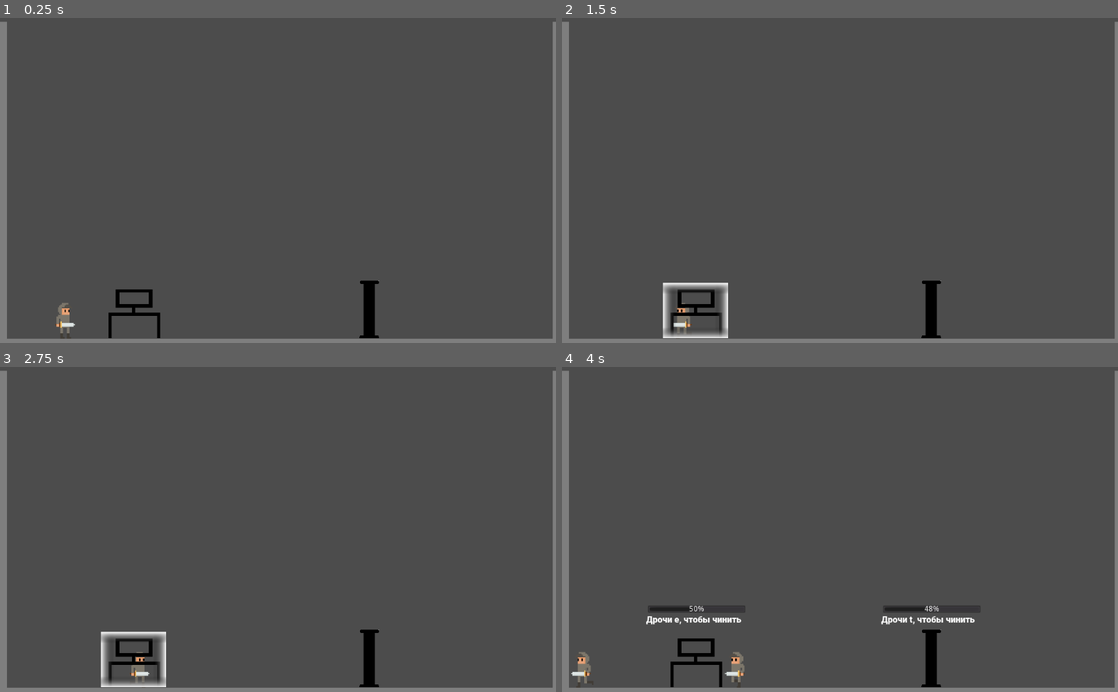
Above: before the commit, frames 1-4 (two rows, left to right).
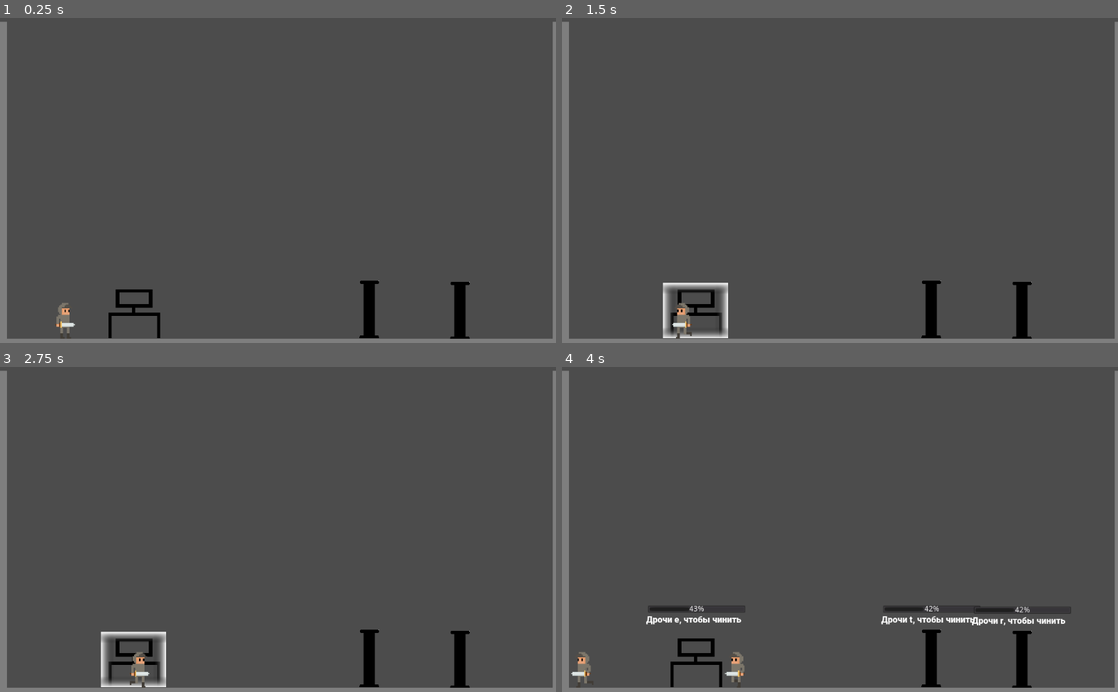
Above: after the commit, the same moments.

Repository: Arberesto/OLD51-prejam
Game: Godot game, scene res://src/Scenes/Main.tscn
Same seed, same stepped clock (60 frames per second), same inputs: the game is played once before the commit and once after it.
Inputs:
- Up to frame 1 (0.25 s): no input
- Up to frame 2 (1.5 s): hold Right (move_right) 0.53-1.28 s; tap E (e) at 0.6 s; tap R (r) at 0.8, 1.35 s; hold Left (move_left) from 1.28 s (still down)
- Up to frame 3 (2.75 s): tap T (t) at 1.55, 2.1 s; release Left (move_left) at 2.03 s; hold Right (move_right) from 2.03 s (still down); tap W (w) at 2.3 s
- Up to frame 4 (4 s): tap W (w) at 2.85 s; tap E (e) at 3.05 s; release Right (move_right) at 3.53 s; hold Left (move_left) from 3.53 s (still down); tap Ctrl (clone) at 3.6 s; tap R (r) at 3.8 s

The runs differ from the first frame. In frame 1, 0.4% of the frame differs, in the area x 81-85%, y 81-99%; in frame 2, 0.5%; in frame 3, 0.5%; in frame 4, 0.8%, in the area x 22-92%, y 73-99%.

Commit message:
add end trigger and name asking in credit scene;

Diff:
--- a/project.godot
+++ b/project.godot
@@ -9,12 +9,18 @@
 config_version=4
 
 _global_script_classes=[ {
+"base": "Area2D",
+"class": "BrokenObject",
+"language": "GDScript",
+"path": "res://src/Malfunctions/MalScript.gd"
+}, {
 "base": "KinematicBody2D",
 "class": "Player",
 "language": "GDScript",
 "path": "res://src/Player/Player.gd"
 } ]
 _global_script_class_icons={
+"BrokenObject": "",
 "Player": ""
 }
 
@@ -64,6 +70,7 @@
 clone={
 "deadzone": 0.5,
 "events": [ Object(InputEventKey,"resource_local_to_scene":false,"resource_name":"","device":0,"alt":false,"shift":false,"control":false,"meta":false,"command":false,"pressed":false,"scancode":16777238,"physical_scancode":0,"unicode":0,"echo":false,"script":null)
+, Object(InputEventKey,"resource_local_to_scene":false,"resource_name":"","device":0,"alt":false,"shift":false,"control":false,"meta":false,"command":false,"pressed":false,"scancode":0,"physical_scancode":16777238,"unicode":0,"echo":false,"script":null)
  ]
 }
 
--- a/src/Malfunctions/MalScript.gd
+++ b/src/Malfunctions/MalScript.gd
@@ -1,4 +1,9 @@
 extends Area2D
+
+class_name BrokenObject
+
+var broken = false
+var speed_modifier = 8
 
 onready var light = $Light
 onready var timer = $Timer
@@ -24,7 +29,7 @@
 	if progress.visible == true:
 		if Input.is_action_just_pressed(repair_key) and player_enter_state == 1:
 			progress.value+=1.5
-		progress.value-=delta
+		progress.value-=delta * speed_modifier
 
 
 
@@ -54,5 +59,9 @@
 		label.visible=0
 		progress.value=50
 		timer.start(random.randi_range(5,8))
-	#if value == 0:
-		#game_over
+	if value == 0:
+		broken = true
+
+
+func GetStatus():
+	return broken
--- /dev/null
+++ b/src/Scenes/End_credit.gd
@@ -0,0 +1,44 @@
+extends Node
+
+
+# Declare member variables here. Examples:
+# var a = 2
+# var b = "text"
+
+onready var edit = $LineEdit
+
+# Called when the node enters the scene tree for the first time.
+func _ready():
+	pass # Replace with function body.
+
+func _process(delta):
+	if Input.is_action_just_pressed("ui_cancel"):
+		get_tree().change_scene("res://src/Scenes/Main.tscn")
+
+
+
+func hideNameField():
+	edit.visible = false
+
+func _on_LineEdit_text_entered(new_text):
+	hideNameField()
+	addNameToRecords(new_text)
+
+func addNameToRecords(score, name):
+	loadHighScore()
+	if compareScoreToHighscore(score) == true:
+		addToHighScore(score,name)
+		saveHighScore()
+	return
+
+func loadHighScore():
+	return
+
+func saveHighScore():
+	return
+
+func addToHighScore(score,name):
+	return
+
+func compareScoreToHighscore(score):
+	return false
--- a/src/Scenes/End_credit.tscn
+++ b/src/Scenes/End_credit.tscn
@@ -1,6 +1,7 @@
-[gd_scene load_steps=3 format=2]
+[gd_scene load_steps=4 format=2]
 
 [ext_resource path="res://Assets/fonts/Roboto-Black.ttf" type="DynamicFontData" id=1]
+[ext_resource path="res://src/Scenes/End_credit.gd" type="Script" id=2]
 
 [sub_resource type="DynamicFont" id=1]
 font_data = ExtResource( 1 )
@@ -8,6 +9,7 @@
 [node name="Control" type="Control"]
 anchor_right = 1.0
 anchor_bottom = 1.0
+script = ExtResource( 2 )
 
 [node name="Label" type="Label" parent="."]
 margin_left = 424.0
@@ -15,7 +17,17 @@
 margin_right = 604.0
 margin_bottom = 209.0
 custom_fonts/font = SubResource( 1 )
-text = "Ты проиграл. Заново?"
+text = "Ты проиграл.
+Заново? Нажми Esc"
 align = 1
 valign = 1
 uppercase = true
+
+[node name="LineEdit" type="LineEdit" parent="."]
+margin_left = 412.0
+margin_top = 227.0
+margin_right = 621.0
+margin_bottom = 269.0
+clear_button_enabled = true
+
+[connection signal="text_entered" from="LineEdit" to="." method="_on_LineEdit_text_entered"]
--- a/src/Scenes/Main.gd
+++ b/src/Scenes/Main.gd
@@ -2,11 +2,24 @@
 
 onready var Player = preload("res://src/Player/Player.tscn")
 
+onready var brokenList := $BrokenList
 
-func _physics_process(delta):
+func _physics_process(_delta):
 	if Input.is_action_just_pressed("clone"):
 		_clone()
+	check_broken_list()
 
 func _clone():
 	var player = Player.instance()
 	add_child(player)
+
+func check_broken_list():
+	for child in brokenList.get_children():
+		if child is BrokenObject and child.has_method("GetStatus"):
+			if child.GetStatus() == true:
+				game_over()
+
+func game_over():
+	# need to check score - and if it high enough, call scene to enter name?
+
+	get_tree().change_scene("res://src/Scenes/End_credit.tscn")
--- a/src/Scenes/Main.tscn
+++ b/src/Scenes/Main.tscn
@@ -12,13 +12,18 @@
 [node name="Node2D" type="Node2D"]
 script = ExtResource( 5 )
 
-[node name="Player" parent="." instance=ExtResource( 4 )]
+[node name="BrokenList" type="Node2D" parent="."]
 
-[node name="PC" parent="." instance=ExtResource( 2 )]
+[node name="Pipe" parent="BrokenList" instance=ExtResource( 3 )]
+position = Vector2( 680, 537 )
+
+[node name="PC" parent="BrokenList" instance=ExtResource( 2 )]
 position = Vector2( 247, 537 )
 
-[node name="Pipe" parent="." instance=ExtResource( 3 )]
-position = Vector2( 680, 537 )
+[node name="Pipe2" parent="BrokenList" instance=ExtResource( 3 )]
+position = Vector2( 847, 539 )
+
+[node name="Player" parent="." instance=ExtResource( 4 )]
 
 [node name="StaticBody2D" type="StaticBody2D" parent="."]
 
Not shown, changed: Assets/sprites/MalfuncObjects/PC.png.import
Not shown, changed: Assets/sprites/MalfuncObjects/Pipe.png.import
Not shown, changed: Assets/sprites/Scene/bound.png.import
Not shown, changed: assets/sprites/effects/explosion.png.import
Not shown, changed: assets/sprites/knight/Attack/Shield/Knight Attack-1.png.png.import
Not shown, changed: assets/sprites/knight/Attack/Shield/Knight Attack-10.png.png.import
Not shown, changed: assets/sprites/knight/Attack/Shield/Knight Attack-2.png.png.import
Not shown, changed: assets/sprites/knight/Attack/Shield/Knight Attack-3.png.png.import
Not shown, changed: assets/sprites/knight/Attack/Shield/Knight Attack-4.png.png.import
Not shown, changed: assets/sprites/knight/Attack/Shield/Knight Attack-5.png.png.import
Not shown, changed: assets/sprites/knight/Attack/Shield/Knight Attack-6.png.png.import
Not shown, changed: assets/sprites/knight/Attack/Shield/Knight Attack-7.png.png.import
(and 64 more such lines)
